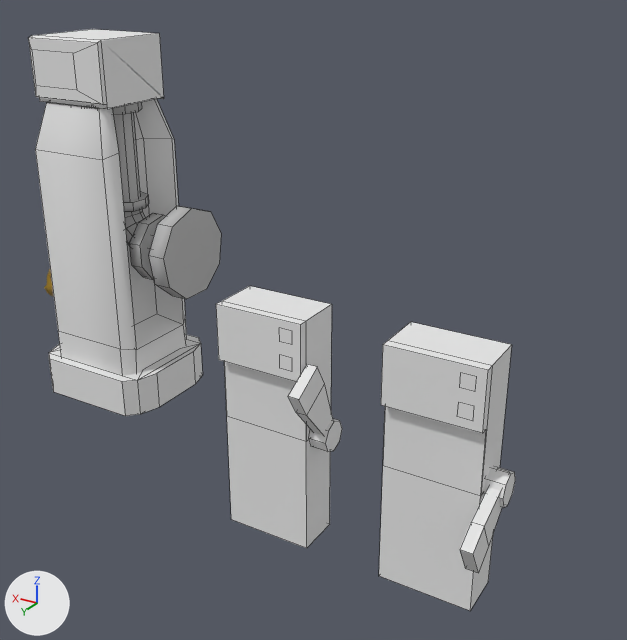
Renders of the Blender file Assets/homestead/models/chargerpad.blend from each side of a commit.
One viewpoint serves both versions: a camera (50 mm lens) standing at (-1.78, 1.82, 1.16) and looking at (-0.61, -0.13, 0.18). The lights are fixed; the arrows at lower left show +X, +Y and +Z. Mesh edges are drawn as thin lines on the coarser meshes.

The older version as bpy lines, for what is in view:
```python
me_cube_001 = bpy.data.meshes.new('Cube.001')
me_cube_001.from_pydata(...)  # 59 vertices, 40 faces; spans x -0.298..0.0, y 0.062..0.284, z -0.334..0.334
me_cube_001.materials.append(mat_material)  # its picture is missing
me_cube_002 = bpy.data.meshes.new('Cube.002')
me_cube_002.from_pydata(...)  # 59 vertices, 40 faces; spans x -0.298..0.0, y 0.062..0.325, z -0.334..0.334
me_cube_002.materials.append(mat_material)  # its picture is missing
me_cube_003 = bpy.data.meshes.new('Cube.003')
me_cube_003.from_pydata(...)  # 96 vertices, 62 faces; spans x -0.17..0.17, y -0.105..0.105, z -0.08..0.808
me_cube_003.materials.append(mat_material)  # its picture is missing
ob_chargerbase = bpy.data.objects.new('chargerBase', me_cube_003)
ob_chargerbase.parent = ob_charger
ob_chargerbase.matrix_parent_inverse = Matrix(((1.0, 0.0, 0.0, 0.0), (0.0, 1.0, 0.0, -0.0344), (0.0, 0.0, 1.0, -0.786), (0.0, 0.0, 0.0, 1.0)))
ob_chargerbase.location = (0.0, -0.00099, -0.0334)
ob_chargerbase.scale = (1.18, 1.72, 1.0)
ob_poweredcabinet = bpy.data.objects.new('poweredCabinet', me_cube_001)
ob_poweredcabinet.location = (-0.53, 0.0, 0.0)
ob_unpoweredcabinet = bpy.data.objects.new('unpoweredCabinet', me_cube_002)
ob_unpoweredcabinet.location = (-0.998, 0.0, 0.0)
# also in view: 'pipe' at (-0.14, 0.0, 0.5); 'charger' at (0.0, 0.0, 0.41)
```
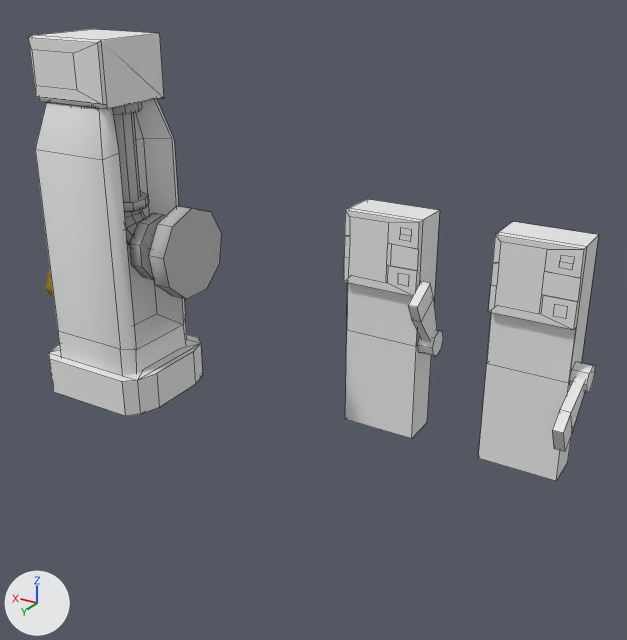
What differs and where, as boxes (x1, y1, x2, y2) in the pictures (627 x 640 px):
'unpoweredCabinet', hidden: before (379, 322, 515, 611)
'poweredCabinet', hidden: before (216, 286, 342, 548)
'unpoweredBlankCabinet', added: after (478, 222, 598, 481)
'powereedBlankCabinet', added: after (344, 199, 443, 439)

The edits, one by one:
Mesh me_cube_005 is new.
It has 82 vertices, 55 faces and spans x -0.083..0.214, y -0.098..0.124, z -0.415..0.332.
It uses material mat_material (its picture is missing).
Mesh me_cube_006 is new.
It has 80 vertices, 54 faces and spans x -0.083..0.214, y -0.098..0.194, z -0.415..0.332.
It uses material mat_material (its picture is missing).
Object 'unpoweredCabinet' (ob_unpoweredcabinet) is now hidden.
Object 'poweredCabinet' (ob_poweredcabinet) is now hidden.
Object 'powereedBlankCabinet' (ob_powereedblankcabinet) is new; it shows me_cube_005.
Its location is (-0.744, -0.505, 0.081).
Object 'unpoweredBlankCabinet' (ob_unpoweredblankcabinet) is new; it shows me_cube_006.
Its location is (-1.227, -0.505, 0.081).
